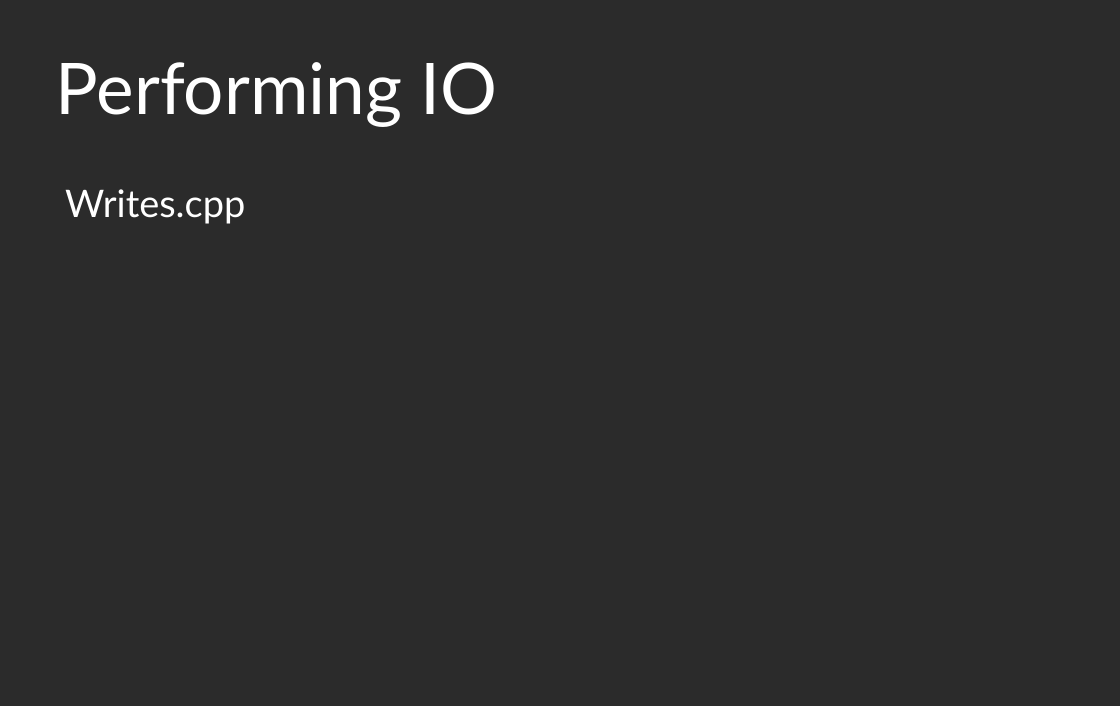
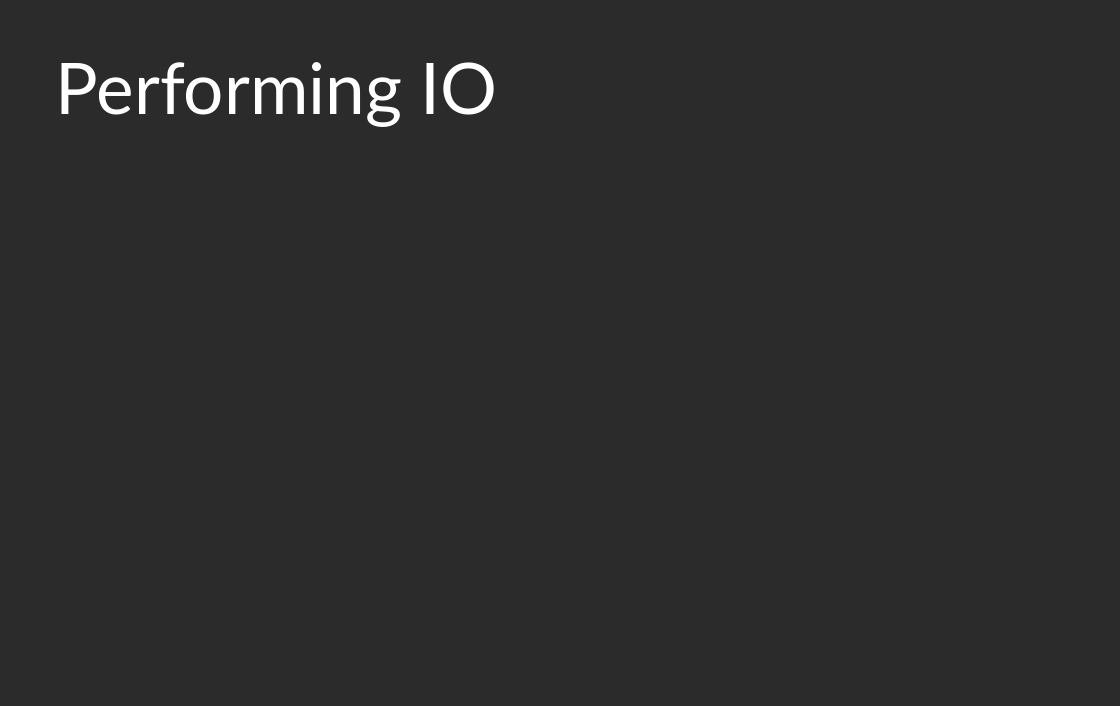
Before and after one commit to KayEss/cpp-designing4performance, a slide deck: slide 13 of slides/Designing APIs For Performance.odp (slide 10 before the commit). Drawn at 1120x706 pixels with LibreOffice and Linux fonts; fonts in the diff are those of the drawing; background and template pictures are left out; a plain dark background stands for a picture behind light text. Boxes give left, top, right and bottom in pixels: in the first picture for what was removed or moved away, otherwise in the second. Text is boxed around its words. In the diff, an @@ line names an element or a change of style, - is before the commit and + after.

```diff
--- a/slides/Designing APIs For Performance.odp
+++ b/slides/Designing APIs For Performance.odp
@@ text removed at (65, 189, 245, 224) @@
-Writes.cpp
```
Also in this commit, not shown: 3 other slides changed, 4 slides added, 1 slide removed, 4 other files.
